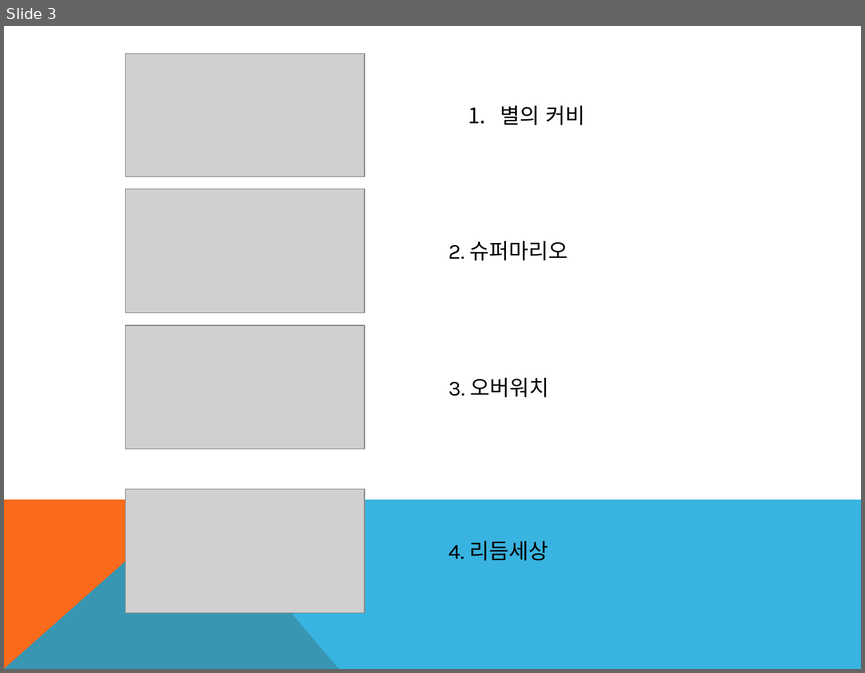
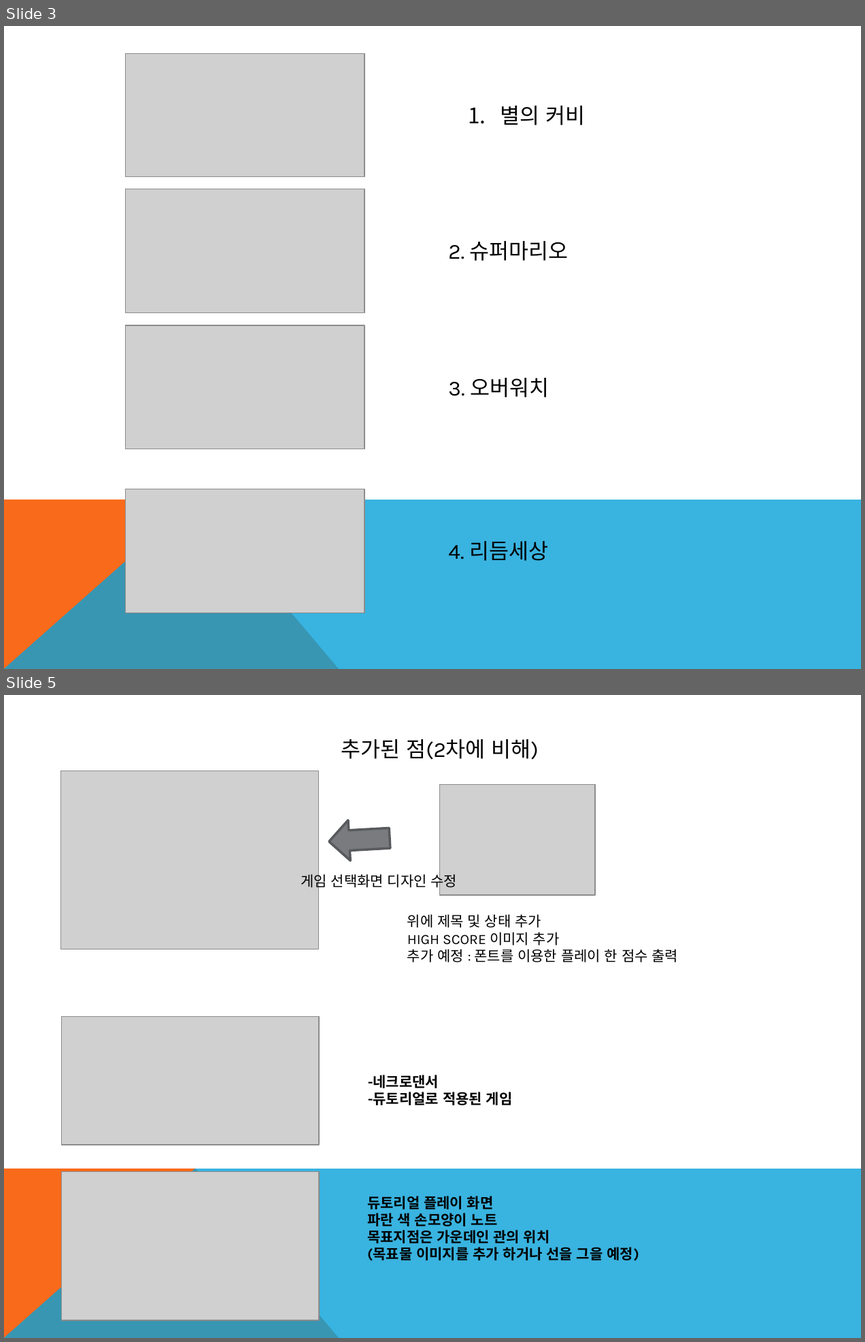
Before and after one commit to SuniAnice/2DGP, a slide deck: Project/1차 발표 2016182026 2016182019.pptx. Shown one above the other, each under a label of ours: slide 3 before the commit, slides 3 and 5 after it; the slides between them are not shown. The pictures are 865x673 and 865x1342 pixels, drawn with LibreOffice and Linux fonts; fonts in the diff are those of the drawing; grey boxes stand for pictures. Boxes give left, top, right and bottom in pixels: in the first picture for what was removed or moved away, otherwise in the second. Text is boxed around its words. In the diff, an @@ line names an element or a change of style, - is before the commit and + after.

```diff
--- a/Project/1차 발표 2016182026 2016182019.pptx
+++ b/Project/1차 발표 2016182026 2016182019.pptx
@@ slide 5 added at bbox=[4, 695, 861, 1338], background #FFFFFF; not listed: 2 template elements that a slide beside it also shows @@
@@ text added at bbox=[341, 739, 538, 760], 18 pt, text #000000 @@
+추가된 점(2차에 비해)
@@ picture added at bbox=[60, 771, 318, 949] @@
@@ picture added at bbox=[439, 785, 594, 896] @@
@@ down arrow added at bbox=[328, 819, 391, 862], fill #797B7E, outline #5A5B5D 2 pt @@
@@ text added at bbox=[300, 872, 458, 889], 12 pt, text #000000 @@
+게임 선택화면 디자인 수정
@@ text added at bbox=[407, 914, 679, 962], 12 pt, text #000000 @@
+위에 제목 및 상태 추가
+HIGH SCORE 이미지 추가
+추가 예정 : 폰트를 이용한 플레이 한 점수 출력
@@ picture added at bbox=[61, 1016, 320, 1145] @@
@@ text added at bbox=[368, 1074, 513, 1105], 12 pt, text #000000, bold @@
+-네크로댄서
+-듀토리얼로 적용된 게임
@@ picture added at bbox=[61, 1172, 320, 1320] @@
@@ text added at bbox=[367, 1195, 639, 1260], 12 pt, text #000000, bold @@
+듀토리얼 플레이 화면
+파란 색 손모양이 노트
+목표지점은 가운데인 관의 위치
+(목표물 이미지를 추가 하거나 선을 그을 예정)
```
Also in this commit, not shown: 1 slide changed.
